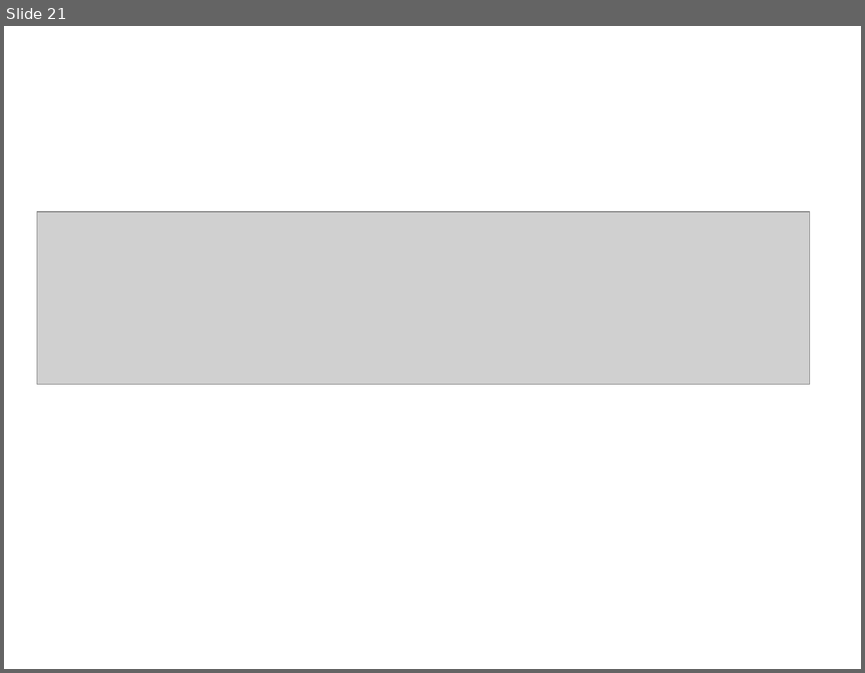
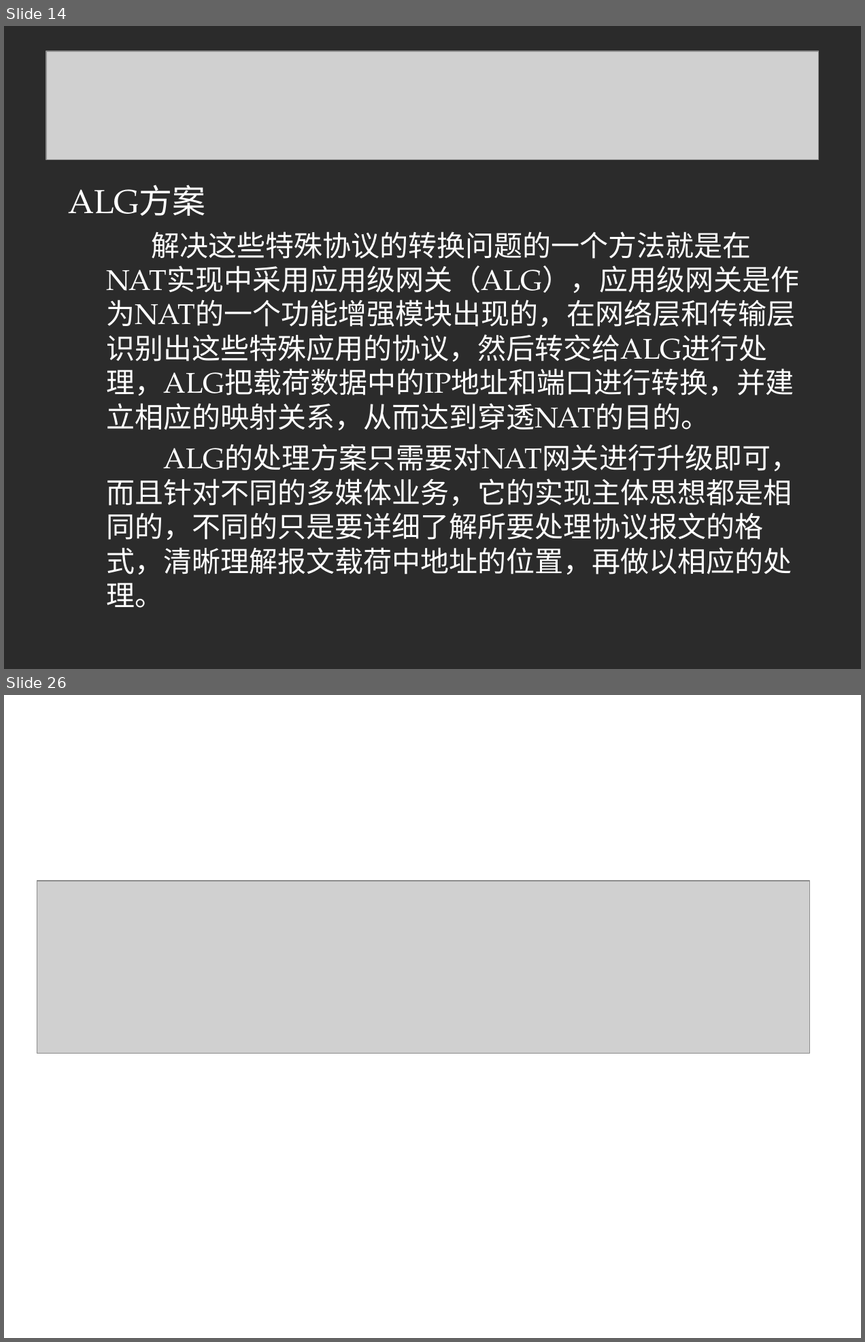
Before and after one commit to linuxsky/sip-alg, a slide deck: design-documents/SIP-ALG解决方案答辩.ppt. Shown one above the other, each under a label of ours: slide 21 before the commit, slides 14 and 26 after it; the slides between them are not shown. The pictures are 865x673 and 865x1342 pixels, drawn with LibreOffice and Linux fonts; fonts in the diff are those of the drawing; grey boxes stand for pictures; background and template pictures are left out; a plain dark background stands for a picture behind light text. Boxes give left, top, right and bottom in pixels: in the first picture for what was removed or moved away, otherwise in the second. Text is boxed around its words. In the diff, an @@ line names an element or a change of style, - is before the commit and + after.

```diff
--- a/design-documents/SIP-ALG解决方案答辩.ppt
+++ b/design-documents/SIP-ALG解决方案答辩.ppt
@@ slide 14 added at <box>4,26,861,669</box>, background picture (left out) @@
@@ picture added at <box>46,51,818,160</box> @@
@@ text added at <box>68,184,799,607</box>, 24 pt, text #FFFFFF @@
+ALG方案
+解决这些特殊协议的转换问题的一个方法就是在NAT实现中采用应用级网关（ALG），应用级网关是作为NAT的一个功能增强模块出现的，在网络层和传输层识别出这些特殊应用的协议，然后转交给ALG进行处理，ALG把载荷数据中的IP地址和端口进行转换，并建立相应的映射关系，从而达到穿透NAT的目的。
+ALG的处理方案只需要对NAT网关进行升级即可，而且针对不同的多媒体业务，它的实现主体思想都是相同的，不同的只是要详细了解所要处理协议报文的格式，清晰理解报文载荷中地址的位置，再做以相应的处理。
@@ what was slide 21 is now slide 26 @@
```
Also in this commit, not shown: 2 slides changed, 23 other slides added, 18 slides removed.
